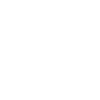
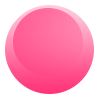
Revision of a layered 100 × 100 image; what changed, layer by layer:
hid group "vazia" (2 layers) over 5, 5, 94, 94
painted on "Elipse 1 copiar" over 5, 6, 94, 94
showed group "cheia" (2 layers) over 5, 5, 94, 94
painted on "Elipse 2" over 13, 8, 83, 75
painted on "Elipse 1" over 5, 6, 94, 94
